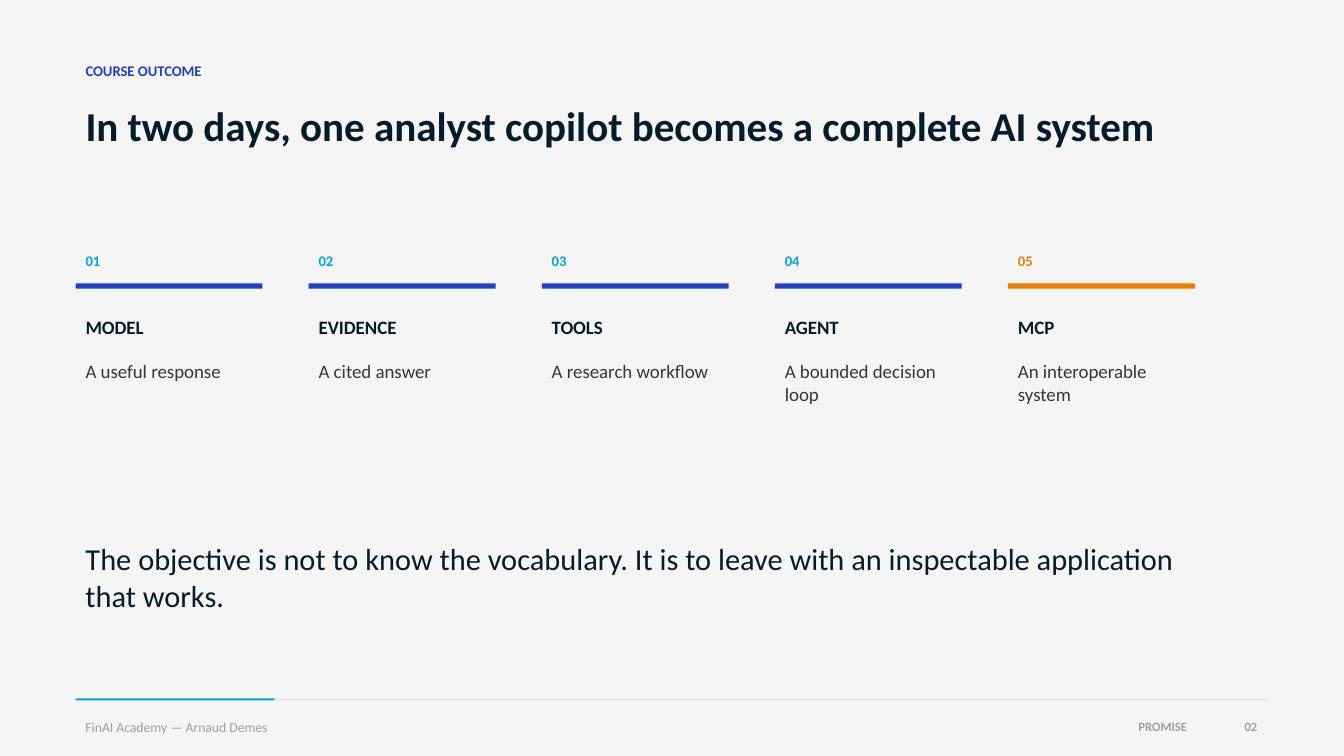
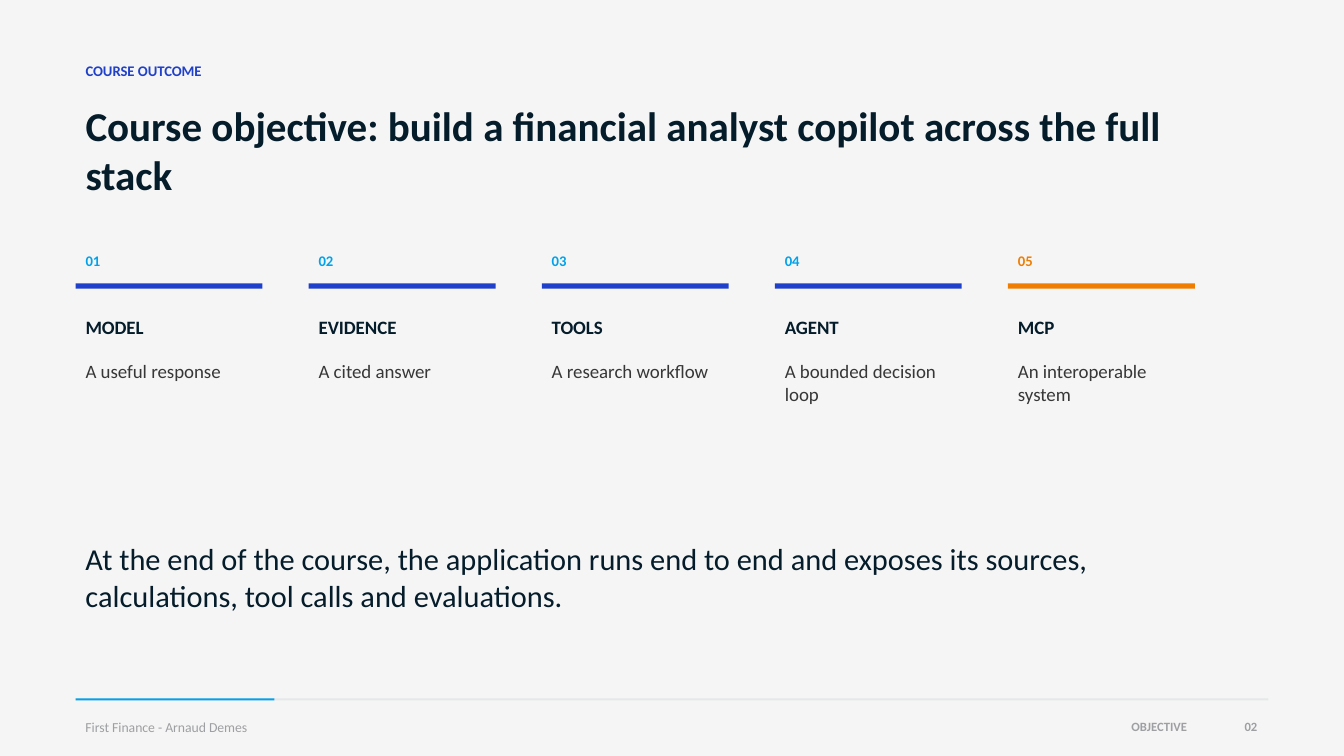
Before and after one commit to Nonocho/finai-academy, a slide deck: slide 2 of decks/00-course-introduction.pptx. Drawn at 1344x756 pixels with LibreOffice and Linux fonts; fonts in the diff are those of the drawing. Boxes give left, top, right and bottom in pixels: in the first picture for what was removed or moved away, otherwise in the second. Text is boxed around its words. In the diff, an @@ line names an element or a change of style, - is before the commit and + after.

```diff
--- a/decks/00-course-introduction.pptx
+++ b/decks/00-course-introduction.pptx
@@ text at bbox=[86, 112, 1160, 191]: text changed @@
-In two days, one analyst copilot becomes a complete AI system
+Course objective: build a financial analyst copilot across the full stack
@@ text at bbox=[85, 549, 1087, 611]: text changed @@
-The objective is not to know the vocabulary. It is to leave with an inspectable application that works.
+At the end of the course, the application runs end to end and exposes its sources, calculations, tool calls and evaluations.
@@ text at bbox=[85, 722, 247, 732]: text changed @@
-FinAI Academy — Arnaud Demes
+First Finance - Arnaud Demes
@@ text at bbox=[1131, 723, 1187, 731]: text changed @@
-PROMISE
+OBJECTIVE
```
Also in this commit, not shown: 11 other slides changed, 1 other file.
